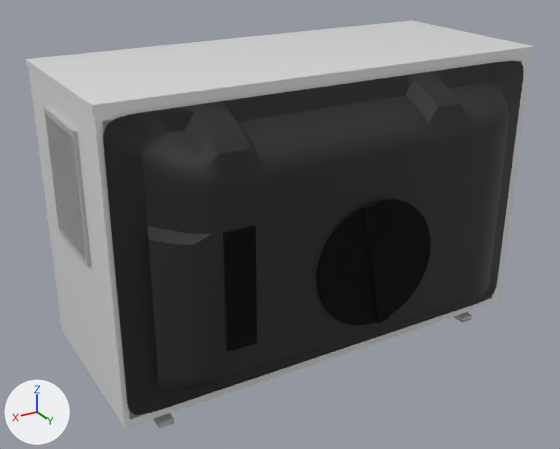
Two versions of the OBJ model app/src/main/assets/tv/tv.obj, one commit apart.
Before and after are seen from a camera (50 mm lens) standing at (0.902, 1.43, 0.626) and looking at (0.058, 0.023, -0.077). The axes (+X, +Y, +Z) are drawn at lower left. The lights are the same throughout. Where no turn or scale is listed for an object, it has been applied to the vertices.

The older version as bpy lines, for what is in view:
```python
mat_mat_back_cover_2 = principled_material('Mat-back_cover_2')
mat_mat_back_cover_2.base_color = (0.0, 0.0, 0.0)  # black #000000
mat_mat_back_cover_2.metallic = 0.351
mat_mat_back_cover_2.roughness = 1.0
me_ob_back_cover_ms_back_cover = bpy.data.meshes.new('ob.back_cover_ms.back_cover')
me_ob_back_cover_ms_back_cover.from_pydata(...)  # 2202 vertices, 1992 faces, 2 loose edges; spans x -0.463..0.515, y 0.209..0.343, z -0.323..0.284
# faces by material slot: [1864, 128]
me_ob_back_cover_ms_back_cover.materials.append(mat_mat_back_cover)  # black #232323
me_ob_back_cover_ms_back_cover.materials.append(mat_mat_back_cover_2)  # black #000000
me_ob_casing_ms_casing = bpy.data.meshes.new('ob.casing_ms.casing')
me_ob_casing_ms_casing.from_pydata(...)  # 246 vertices, 37 faces; spans x -0.496..0.527, y -0.221..0.214, z -0.342..0.308
me_ob_casing_ms_casing.materials.append(mat_mat_casing)  # its picture is missing
me_ob_speaker_cover_plane_007 = bpy.data.meshes.new('ob.speaker_cover_Plane.007')
me_ob_speaker_cover_plane_007.from_pydata(...)  # 104 vertices, 67 faces; spans x 0.511..0.531, y -0.097..0.097, z -0.035..0.235
me_ob_speaker_cover_plane_007.materials.append(mat_mat_plastic_speaker_cover)  # its picture is missing
ob_ob_back_cover_ms_back_cover = bpy.data.objects.new('ob.back_cover_ms.back_cover', me_ob_back_cover_ms_back_cover)
ob_ob_back_cover_ms_back_cover.location = (0.0, 0.0, 0.0)
ob_ob_casing_ms_casing = bpy.data.objects.new('ob.casing_ms.casing', me_ob_casing_ms_casing)
ob_ob_casing_ms_casing.location = (0.0, 0.0, 0.0)
ob_ob_speaker_cover_plane_007 = bpy.data.objects.new('ob.speaker_cover_Plane.007', me_ob_speaker_cover_plane_007)
ob_ob_speaker_cover_plane_007.location = (0.0, 0.0, 0.0)
```
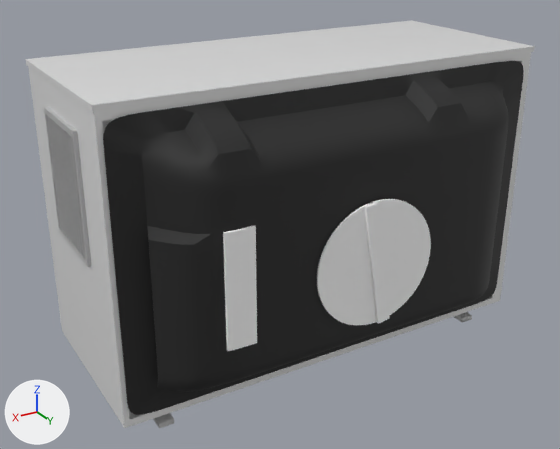
The edits, one by one:
Material 'Mat-back_cover_2' (mat_mat_back_cover_2) changes colour from black #000000 to white #ffffff; in linear values from (0.0, 0.0, 0.0) to (1.0, 1.0, 1.0).

Location of each change, (x1, y1, x2, y2) in pixels of the pictures (560 x 449 px):
'ob.back_cover_ms.back_cover', recoloured (black to white)
    both: (219, 195, 434, 355)
